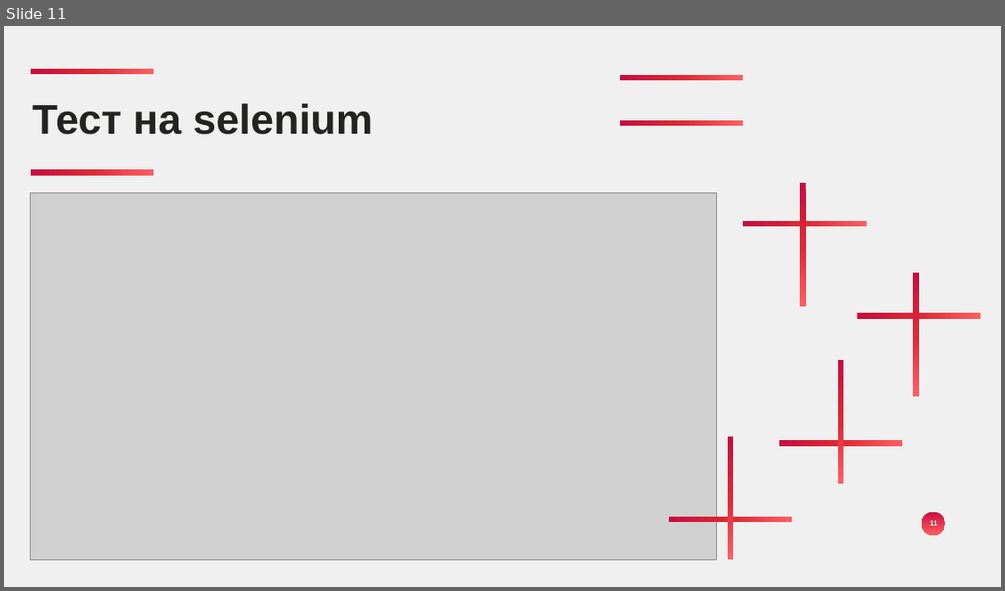
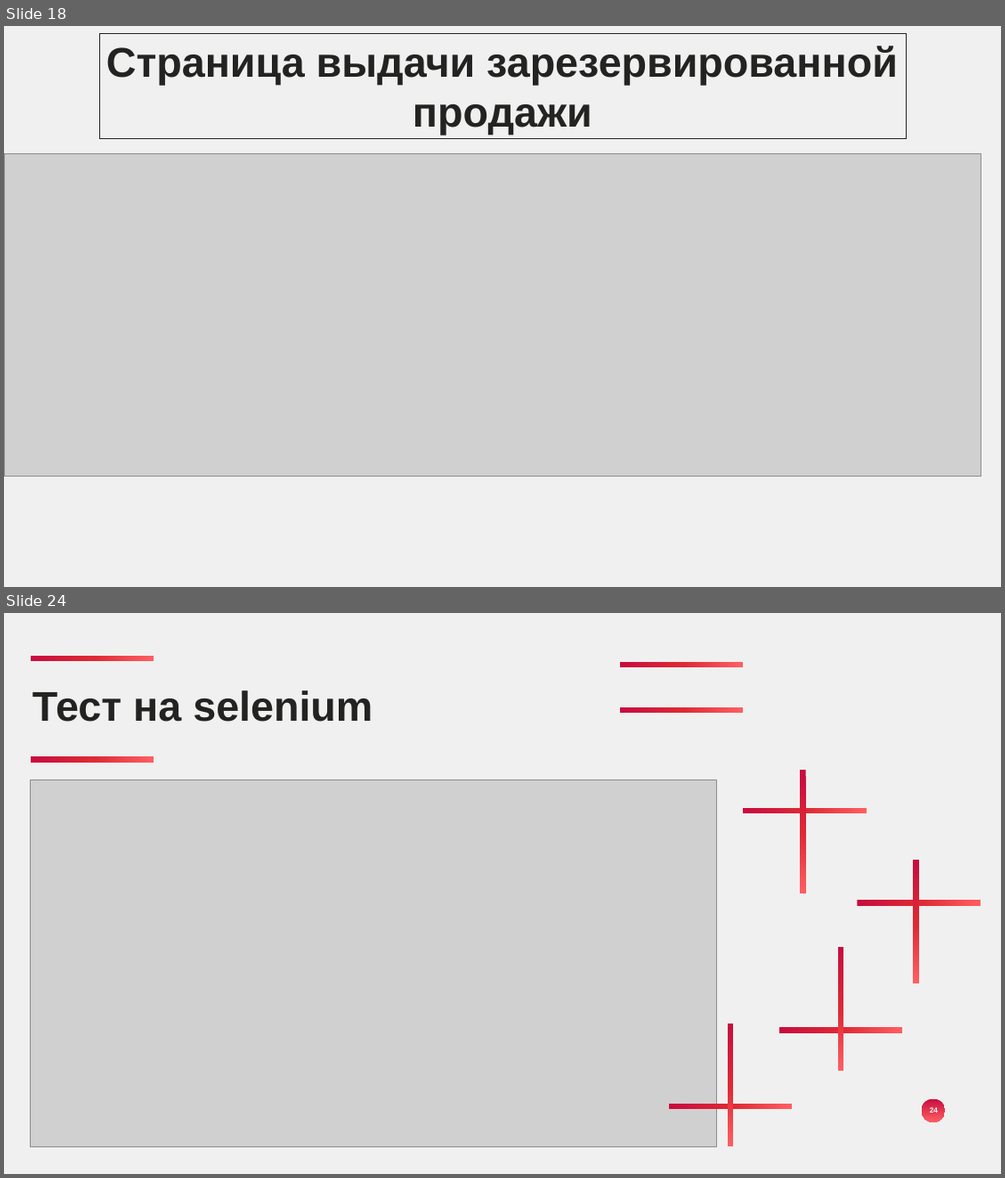
Before and after one commit to Slowpool/diploma-musical-shop-, a slide deck: OuterData/Махницкий диплом.pptx. Shown one above the other, each under a label of ours: slide 11 before the commit, slides 18 and 24 after it; the slides between them are not shown. The pictures are 1005x591 and 1005x1178 pixels, drawn with LibreOffice and Linux fonts; fonts in the diff are those of the drawing; grey boxes stand for pictures; background and template pictures are left out. Boxes give left, top, right and bottom in pixels: in the first picture for what was removed or moved away, otherwise in the second. Text is boxed around its words. In the diff, an @@ line names an element or a change of style, - is before the commit and + after.

```diff
--- a/OuterData/Махницкий диплом.pptx
+++ b/OuterData/Махницкий диплом.pptx
@@ slide 18 added at [4, 26, 1001, 587], background #EFF0EF @@
@@ rectangle added at [99, 33, 906, 138], outline #232422 1 pt, 80 pt, text #232422, bold @@
+Страница выдачи зарезервированной продажи
@@ picture added at [4, 153, 980, 476] @@
@@ what was slide 11 is now slide 24 @@
@@ page number at [930, 1107, 938, 1112]: text changed @@
-11
+24
```
Also in this commit, not shown: 2 slides changed, 13 other slides added, 1 other file.
